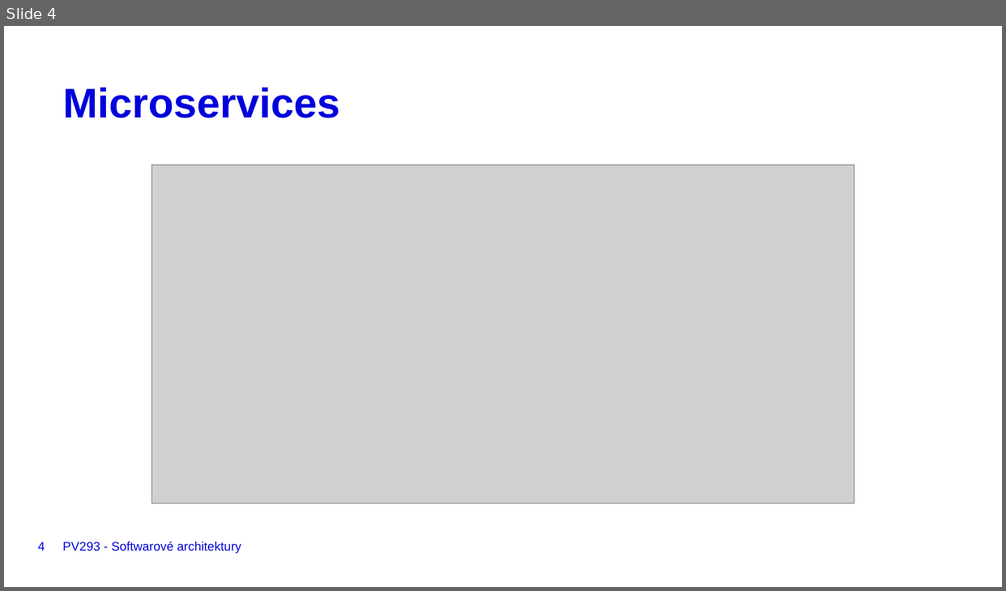
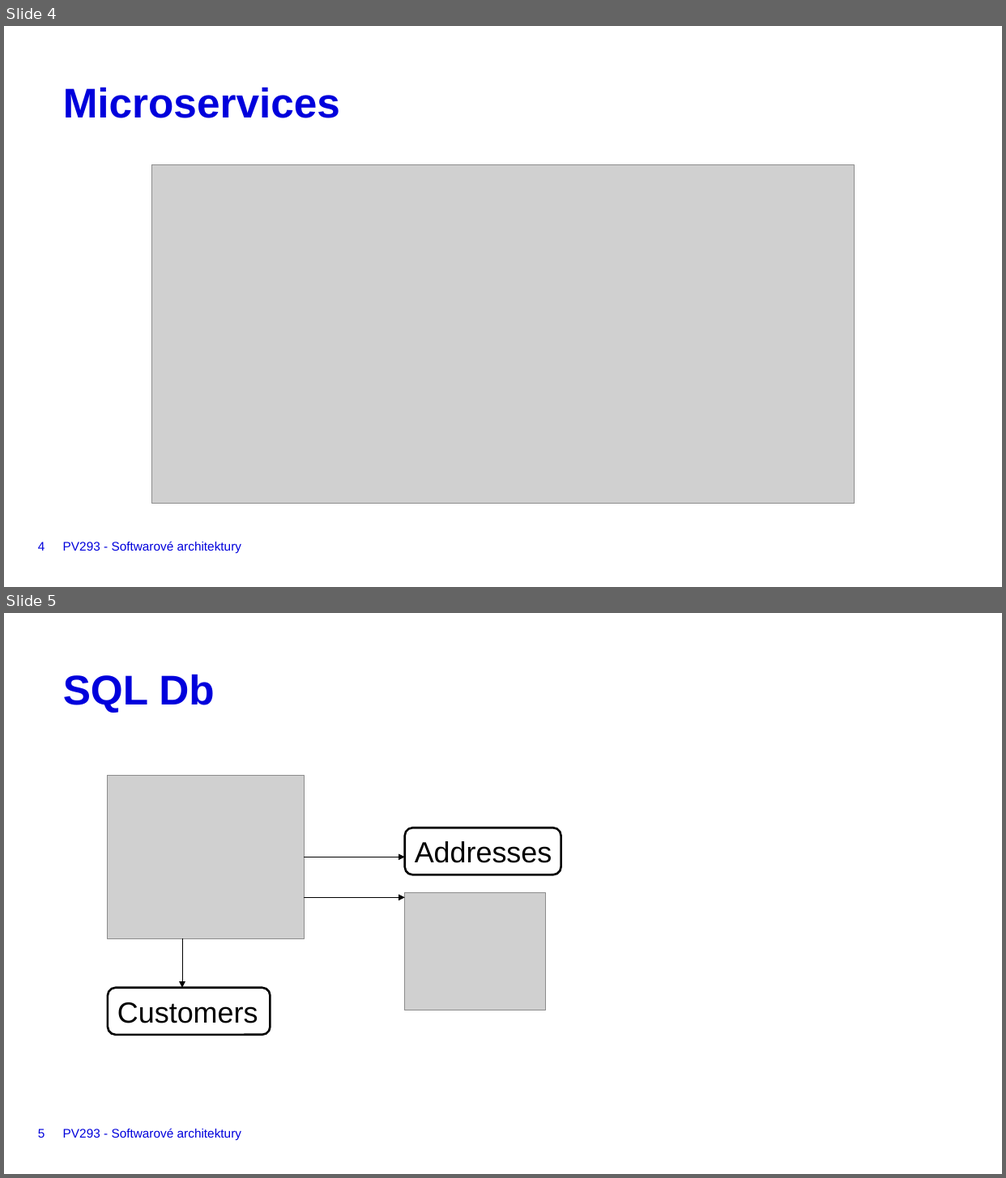
Before and after one commit to Jatasi98/PV293-Seminar, a slide deck: Presentations/Presentation09.pptx. Shown one above the other, each under a label of ours: slide 4 before the commit, slides 4 and 5 after it. The pictures are 1006x591 and 1006x1178 pixels, drawn with LibreOffice and Linux fonts; fonts in the diff are those of the drawing; grey boxes stand for pictures; background and template pictures are left out. Boxes give left, top, right and bottom in pixels: in the first picture for what was removed or moved away, otherwise in the second. Text is boxed around its words. In the diff, an @@ line names an element or a change of style, - is before the commit and + after.

Commit message:
Feat Presentation09 update

```diff
--- a/Presentations/Presentation09.pptx
+++ b/Presentations/Presentation09.pptx
@@ slide 5 added at (x1=4, y1=613, x2=1002, y2=1174), background #FFFFFF @@
@@ title added at (x1=63, y1=674, x2=214, y2=713), 40 pt, text #0000DC, bold @@
+SQL Db
@@ picture added at (x1=108, y1=776, x2=304, y2=939) @@
@@ rounded rectangle added at (x1=404, y1=828, x2=561, y2=875), fill #FFFFFF, outline #000000 2 pt, 28 pt, text #000000 @@
+Addresses
@@ arrow added from (305, 857) to (404, 857), #000000 0.75 pt @@
@@ arrow added from (305, 897) to (404, 897), #000000 0.75 pt @@
@@ picture added at (x1=404, y1=893, x2=546, y2=1011) @@
@@ arrow added from (182, 939) to (182, 988), #000000 0.75 pt @@
@@ rounded rectangle added at (x1=108, y1=988, x2=270, y2=1035), fill #FFFFFF, outline #000000 2 pt, 28 pt, text #000000 @@
+Customers
@@ page number added at (x1=38, y1=1129, x2=45, y2=1138), 12 pt, text #0000DC @@
+5
@@ text added at (x1=63, y1=1128, x2=241, y2=1140), 12 pt, text #0000DC @@
+PV293 - Softwarové architektury
```
Also in this commit, not shown: 2 other slides added.
